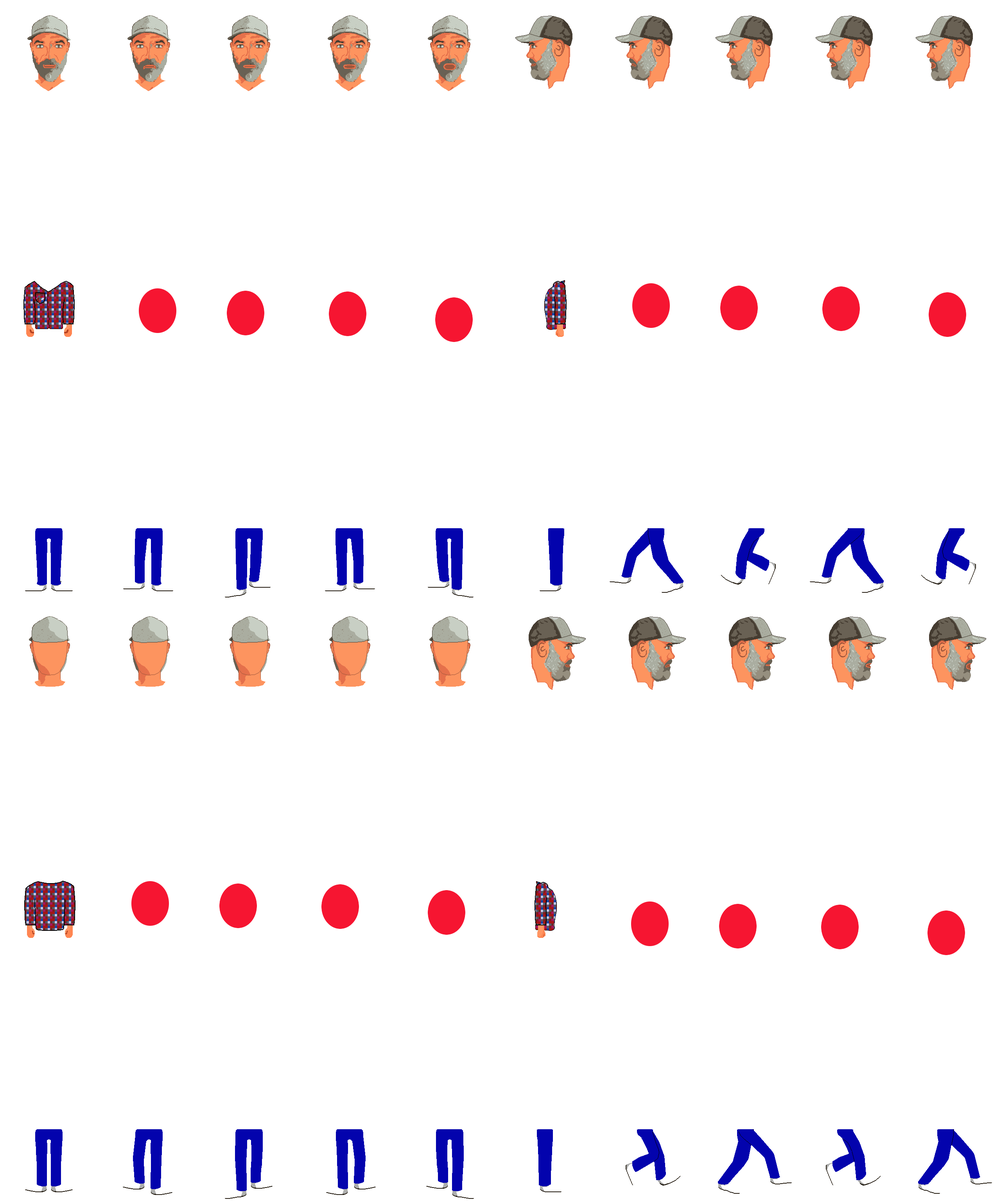
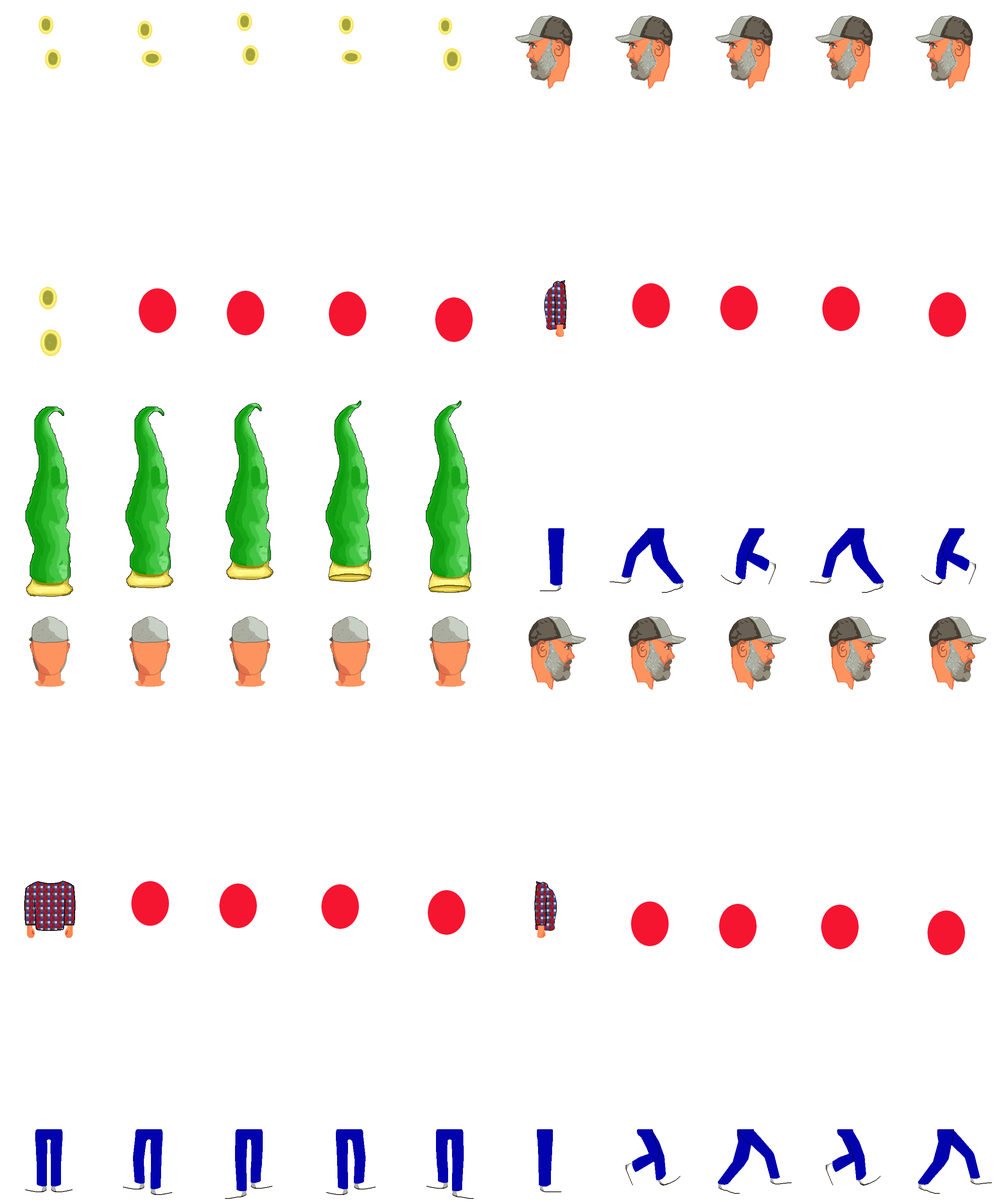
Revision of a layered 1001px x 1202px image; what changed, layer by layer:
painted on "Background" over [23, 12, 474, 598]
